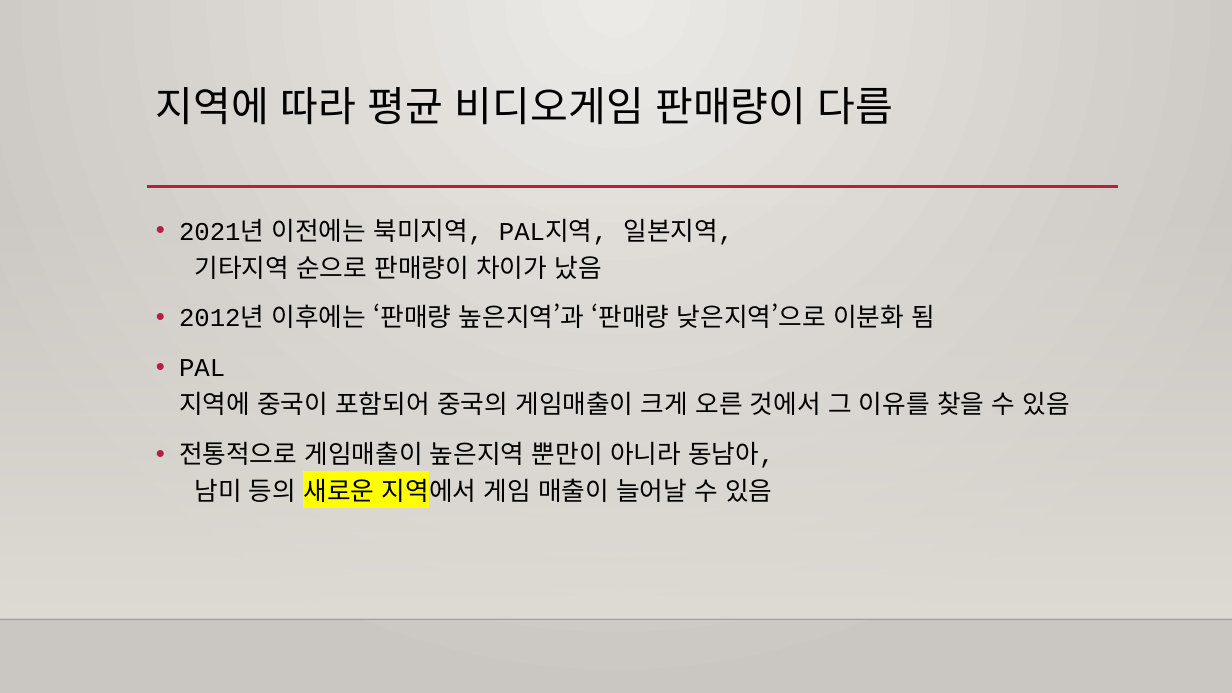
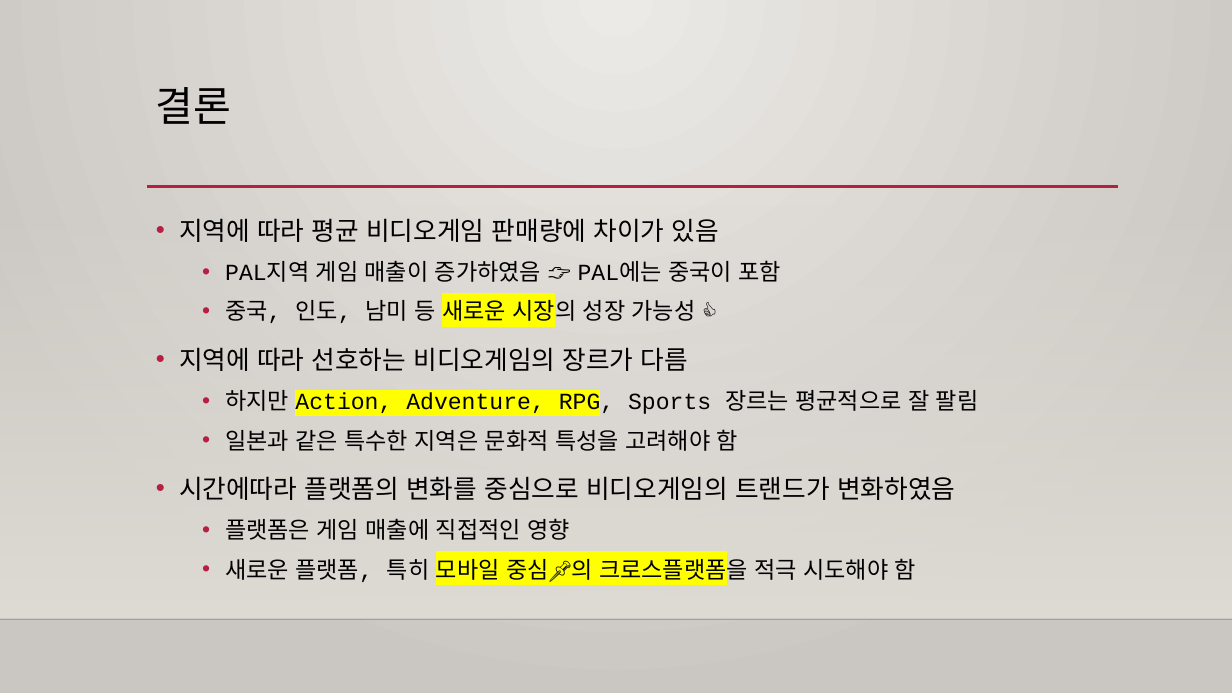
Before and after one commit to leeyeonjun85/AIB_Section_1_Project, a slide deck: slide 31 of Video Game Trend.pptx (slide 45 before the commit). Drawn at 1232x693 pixels with LibreOffice and Linux fonts; fonts in the diff are those of the drawing; background and template pictures are left out. Boxes give left, top, right and bottom in pixels: in the first picture for what was removed or moved away, otherwise in the second. Text is boxed around its words. In the diff, an @@ line names an element or a change of style, - is before the commit and + after.

```diff
--- a/Video Game Trend.pptx
+++ b/Video Game Trend.pptx
@@ title at [156, 87, 232, 124]: text changed @@
-지역에 따라 평균 비디오게임 판매량이 다름
+결론
@@ text at [179, 218, 979, 582]: text changed; size 20 to 18 pt @@
-• 2021년 이전에는 북미지역, PAL지역, 일본지역, 기타지역 순으로 판매량이 차이가 났음
-• 2012년 이후에는 ‘판매량 높은지역’과 ‘판매량 낮은지역’으로 이분화 됨
-• PAL지역에 중국이 포함되어 중국의 게임매출이 크게 오른 것에서 그 이유를 찾을 수 있음
-• 전통적으로 게임매출이 높은지역 뿐만이 아니라 동남아, 남미 등의 새로운 지역에서 게임 매출이 늘어날 수 있음
+• 지역에 따라 평균 비디오게임 판매량에 차이가 있음
+  • PAL지역 게임 매출이 증가하였음 👉 PAL에는 중국이 포함
+  • 중국, 인도, 남미 등 새로운 시장의 성장 가능성 👍
+• 지역에 따라 선호하는 비디오게임의 장르가 다름
+  • 하지만 Action, Adventure, RPG, Sports 장르는 평균적으로 잘 팔림
+  • 일본과 같은 특수한 지역은 문화적 특성을 고려해야 함
+• 시간에따라 플랫폼의 변화를 중심으로 비디오게임의 트랜드가 변화하였음
+  • 플랫폼은 게임 매출에 직접적인 영향
+  • 새로운 플랫폼, 특히 모바일 중심📌의 크로스플랫폼을 적극 시도해야 함
```
Also in this commit, not shown: 20 other slides changed, 8 slides added, 24 slides removed, 54 other files.
